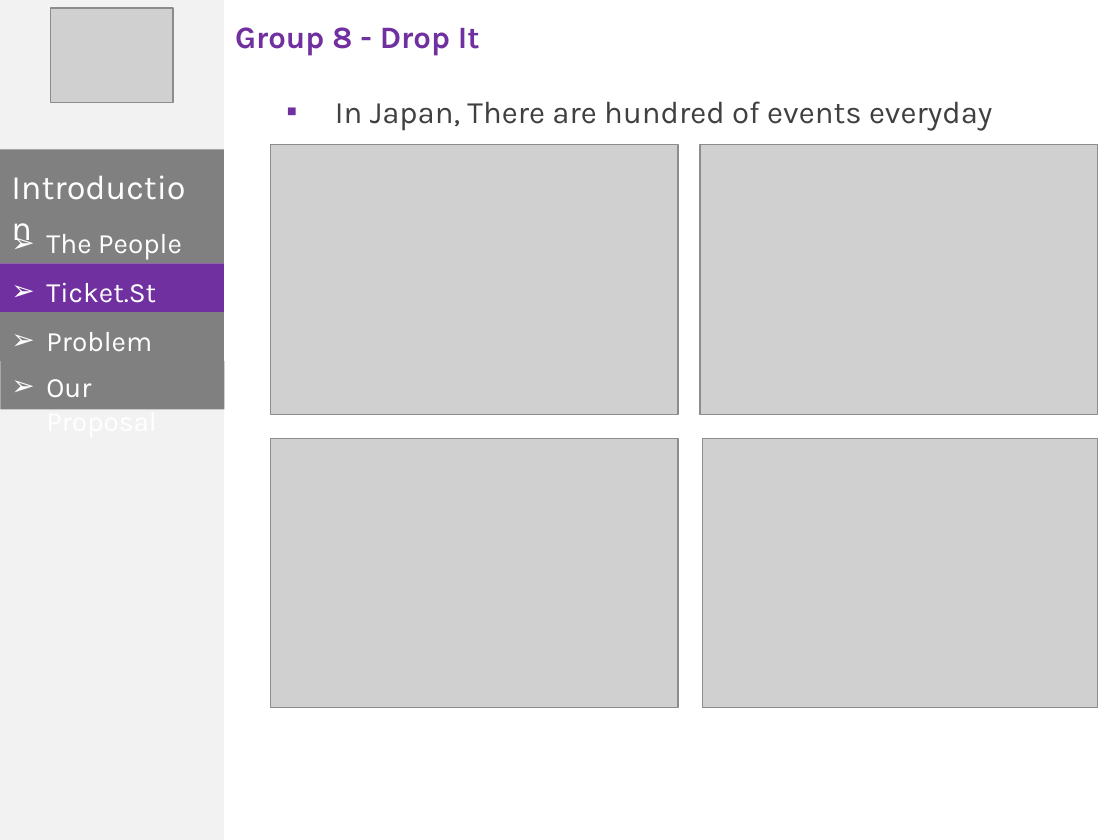
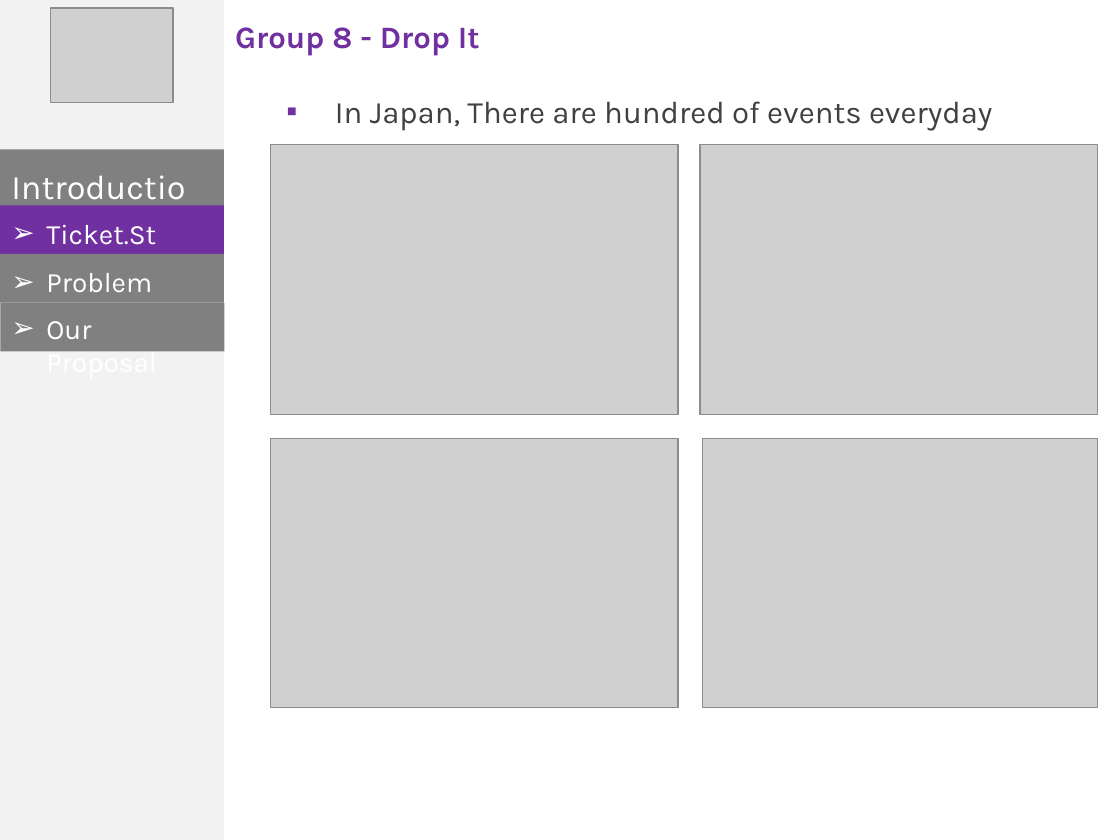
Before and after one commit to phonglk/fptu_capstone, a slide deck: slide 4 of Document/Present.pptx. Drawn at 1120x840 pixels with LibreOffice and Linux fonts; fonts in the diff are those of the drawing; grey boxes stand for pictures. Boxes give left, top, right and bottom in pixels: in the first picture for what was removed or moved away, otherwise in the second. Text is boxed around its words. In the diff, an @@ line names an element or a change of style, - is before the commit and + after.

```diff
--- a/Document/Present.pptx
+++ b/Document/Present.pptx
@@ text removed at bbox=[46, 234, 182, 260] @@
-➢ The People
@@ 4 rectangles, 3 texts: place and size @@
-4 rectangles, 3 texts at bbox=[0, 263, 224, 410]
+4 rectangles, 3 texts at bbox=[0, 205, 224, 352]
```
Also in this commit, not shown: 5 other slides changed.
